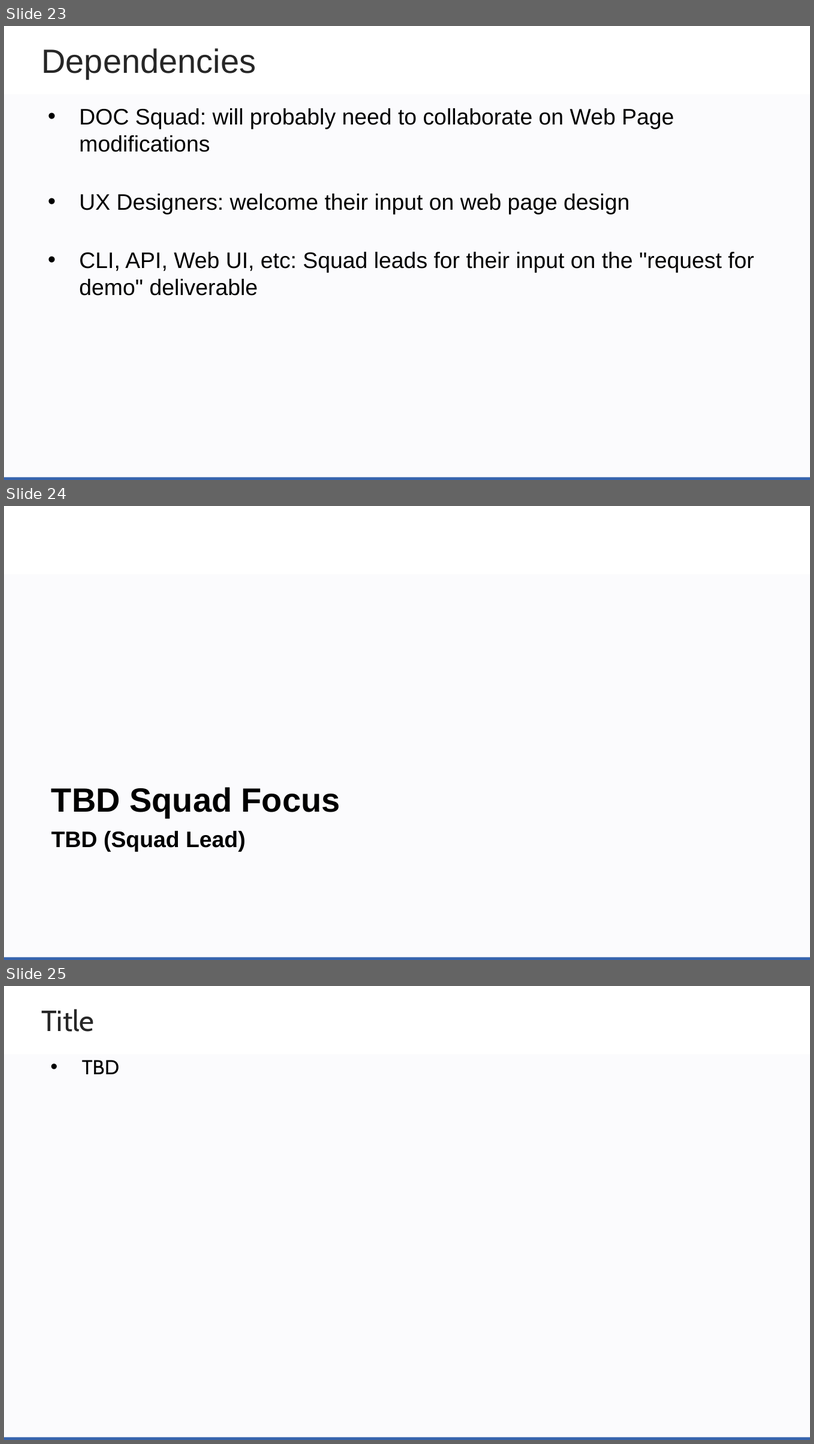
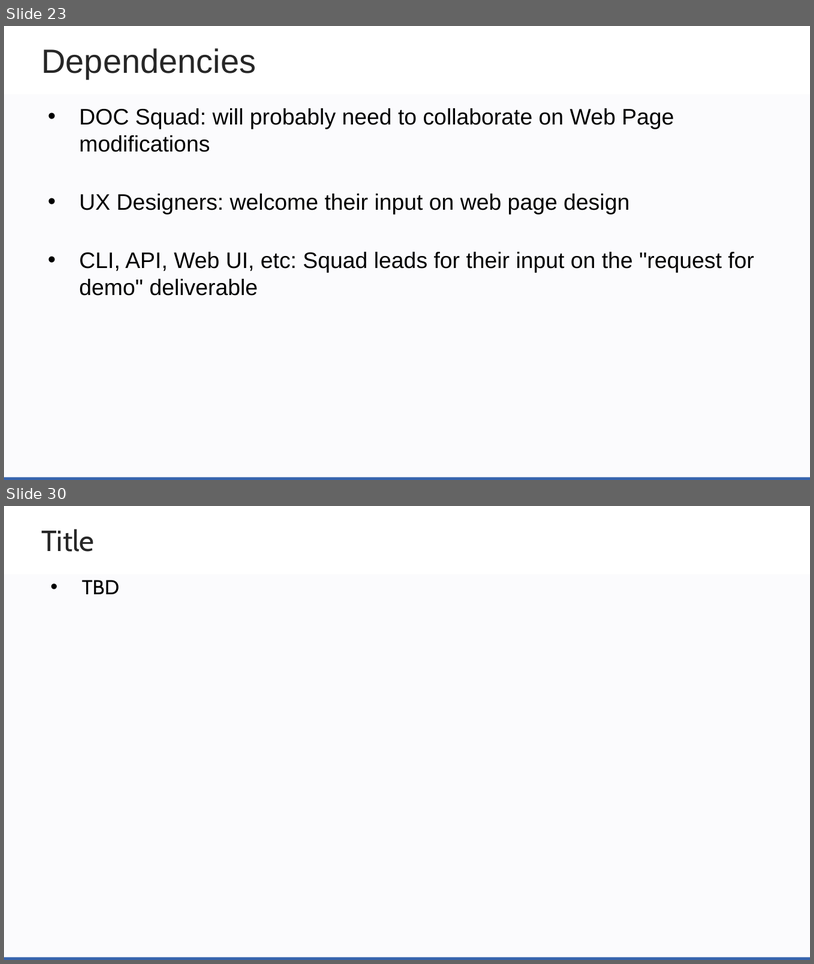
Before and after one commit to zowe/community, a slide deck: Project Management/PI Planning/20PI4 Planning/Zowe Community Squad Focus for 20PI4.pptx. Shown one above the other, each under a label of ours: slides 23, 24 and 25 before the commit, slides 23 and 30 after it; the slides between them are not shown. The pictures are 814x1444 and 814x964 pixels, drawn with LibreOffice and Linux fonts; fonts in the diff are those of the drawing; background and template pictures are left out. Boxes give left, top, right and bottom in pixels: in the first picture for what was removed or moved away, otherwise in the second. Text is boxed around its words. In the diff, an @@ line names an element or a change of style, - is before the commit and + after.

Commit message:
Add doc squad focus

```diff
--- a/Project Management/PI Planning/20PI4 Planning/Zowe Community Squad Focus for 20PI4.pptx
+++ b/Project Management/PI Planning/20PI4 Planning/Zowe Community Squad Focus for 20PI4.pptx
@@ slide 24 removed at [4, 506, 810, 960], background #FFFFFF; not listed: 2 template elements that a slide beside it also shows @@
@@ text removed at [51, 787, 341, 851] @@
-TBD Squad Focus
-TBD (Squad Lead)
@@ what was slide 25 is now slide 30 @@
```
Also in this commit, not shown: 1 slide changed, 6 slides added.
